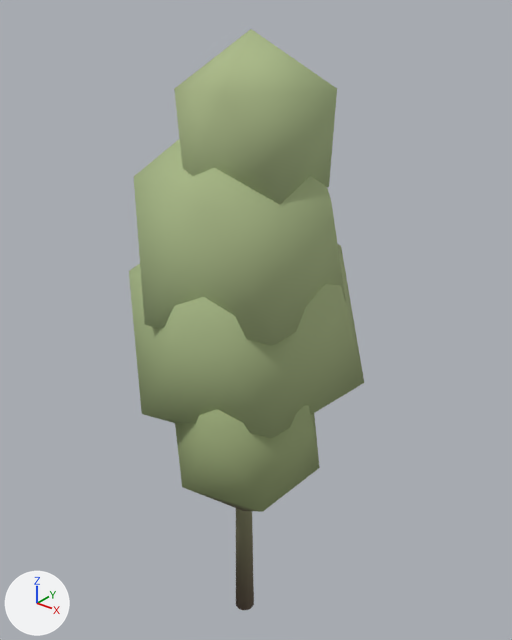
What one commit did to the Blender file asset_sources/blender/flora/birch_a.blend.
Camera for both pictures: a camera (50 mm lens) standing at (2.17, -2.6, 4.81) and looking at (-0.06, 0.2, 3.07). The axes (+X, +Y, +Z) are drawn at lower left. The lights are the same throughout. The picture after the commit comes second.

Objects in the first picture: 'birch_a'.
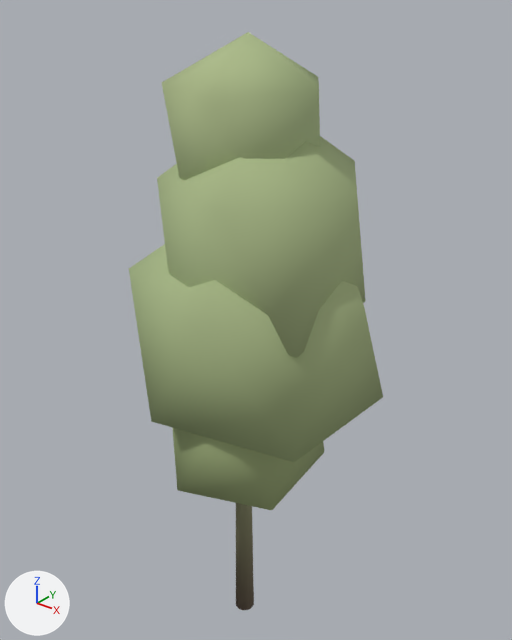
The change, as a diff of the scene's bpy script:
```diff
--- a/asset_sources/blender/flora/birch_a.blend.py
+++ b/asset_sources/blender/flora/birch_a.blend.py
@@ me_cone @@
 # used by ob_birch_a; location = (0.0, 0.0, 1.105)
-me_cone.from_pydata(...)  # 104 vertices, 114 faces; spans x -0.72..0.53, y -0.51..0.75, z 0.0..3.49
+me_cone.from_pydata(...)  # 104 vertices, 114 faces; spans x -0.64..0.67, y -0.58..0.75, z 0.0..3.47
+# me_cone part 1: 80 of 104 vertices moved; they spanned x -0.72..0.53, y -0.51..0.75, z 0.83..3.49 and now span x -0.64..0.67, y -0.58..0.75, z 0.88..3.47; mean shift (0.1, -0.01, 0.04); largest move (-0.17, 0.01, 1.5) -> (0.53, -0.01, 1.69)
 me_cone.materials.append(mat_m_birch_a)
```

Boxes [x1, y1, x2, y2] around the edits, measured in the pictures (512 x 640 px; the box of a moved part takes in the faces that stretch with it):
'birch_a', reshaped (8% wider)
    before: [129, 29, 364, 610]
    after: [129, 32, 383, 610]
part 1 of me_cone, moved or reshaped
    before: [129, 29, 364, 512]
    after: [129, 32, 383, 510]
